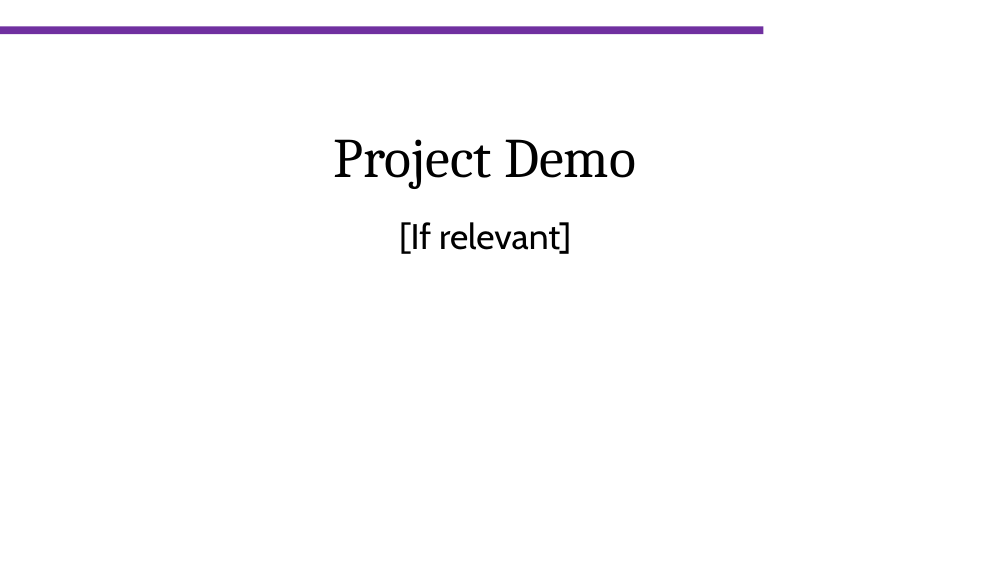
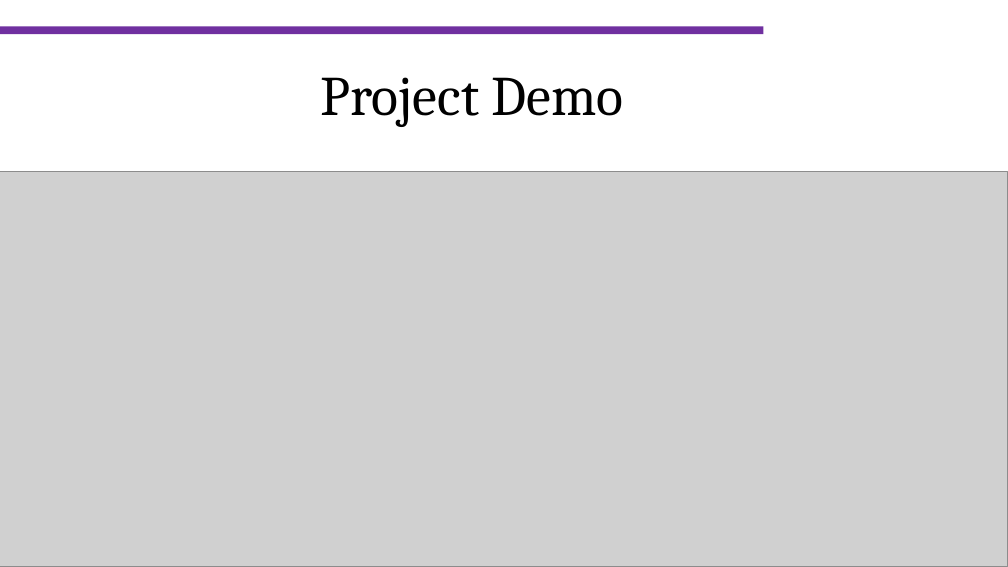
Before and after one commit to ordezachyo/Hackaton, a slide deck: slide 8 of Hackaton_presentation.pptx (slide 3 before the commit). Drawn at 1008x567 pixels with LibreOffice and Linux fonts; fonts in the diff are those of the drawing; grey boxes stand for pictures; background and template pictures are left out. Boxes give left, top, right and bottom in pixels: in the first picture for what was removed or moved away, otherwise in the second. Text is boxed around its words. In the diff, an @@ line names an element or a change of style, - is before the commit and + after.

```diff
--- a/Hackaton_presentation.pptx
+++ b/Hackaton_presentation.pptx
@@ text "Project Demo": place and size @@
-text "Project Demo" at box(334, 139, 636, 189)
+text "Project Demo" at box(321, 77, 624, 127)
@@ picture added at box(0, 172, 1008, 567) @@
@@ text removed at box(399, 222, 571, 254) @@
-[If relevant]
```
Also in this commit, not shown: 10 other slides changed, 4 slides added, 6 slides removed.
